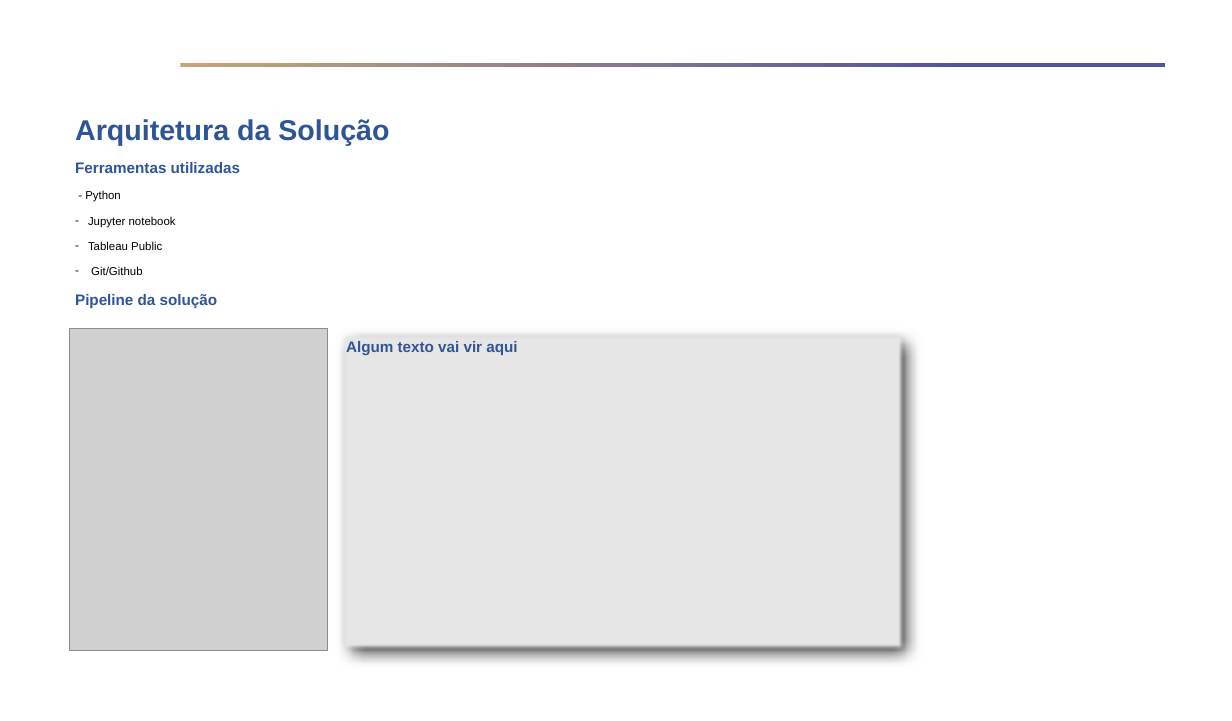
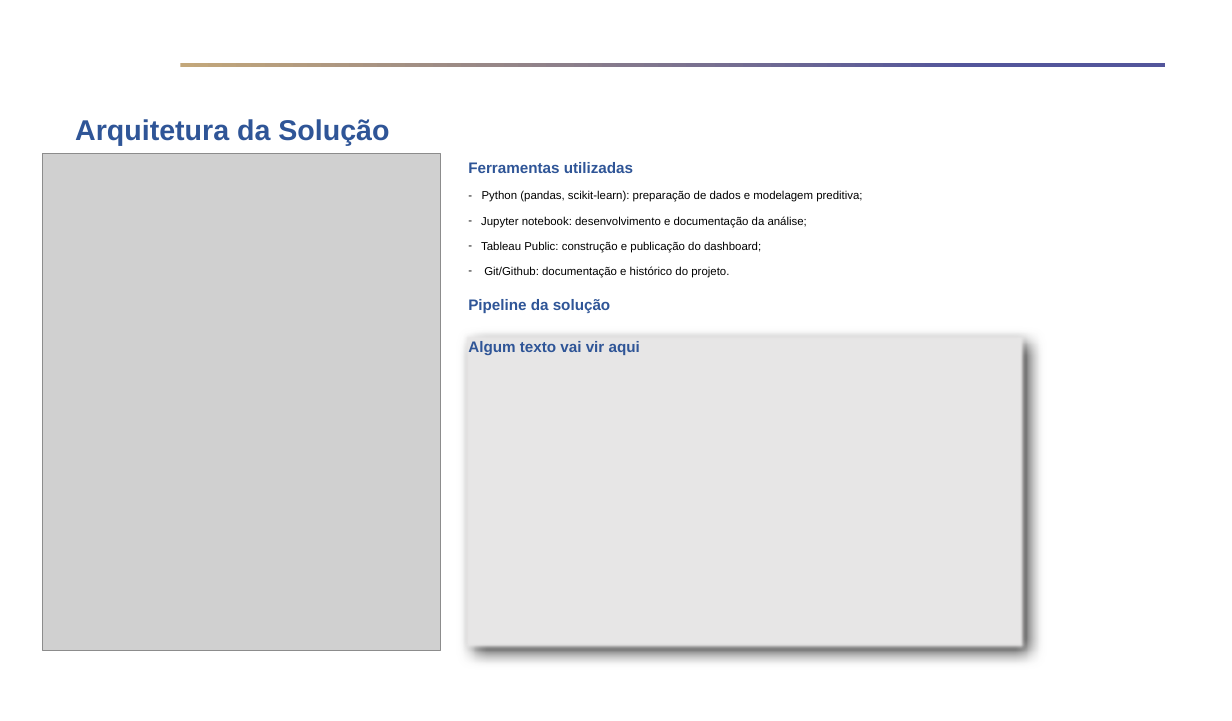
Before and after one commit to FelipePinheiro964/Projeto-Em-Business-Intelligence-e-Analytics, a slide deck: slide 4 of docs/Template - Fase 2 - Apresentação Executiva - Projeto em Business Intelligence e Analytics.pptx. Drawn at 1232x721 pixels with LibreOffice and Linux fonts; fonts in the diff are those of the drawing; grey boxes stand for pictures; background and template pictures are left out. Boxes give left, top, right and bottom in pixels: in the first picture for what was removed or moved away, otherwise in the second. Text is boxed around its words. In the diff, an @@ line names an element or a change of style, - is before the commit and + after.

```diff
--- a/docs/Template - Fase 2 - Apresentação Executiva - Projeto em Business Intelligence e Analytics.pptx
+++ b/docs/Template - Fase 2 - Apresentação Executiva - Projeto em Business Intelligence e Analytics.pptx
@@ picture resized from (x1=70, y1=328, x2=328, y2=650) to (x1=43, y1=153, x2=440, y2=650) @@
@@ text "Ferramentas utilizadas" moved from (x1=75, y1=162, x2=240, y2=275) to (x1=468, y1=162, x2=862, y2=278) @@
@@ text at (x1=481, y1=191, x2=862, y2=278): text changed @@
-- Python
-– Jupyter notebook
-– Tableau Public
-– Git/Github
+- Python (pandas, scikit-learn): preparação de dados e modelagem preditiva;
+– Jupyter notebook: desenvolvimento e documentação da análise;
+– Tableau Public: construção e publicação do dashboard;
+– Git/Github: documentação e histórico do projeto.
@@ text "Pipeline da solução" moved from (x1=75, y1=294, x2=217, y2=308) to (x1=468, y1=299, x2=610, y2=313) @@
@@ rectangle "Algum texto vai vir aqui" moved from (x1=341, y1=332, x2=904, y2=650) to (x1=463, y1=332, x2=1027, y2=650) @@
```
